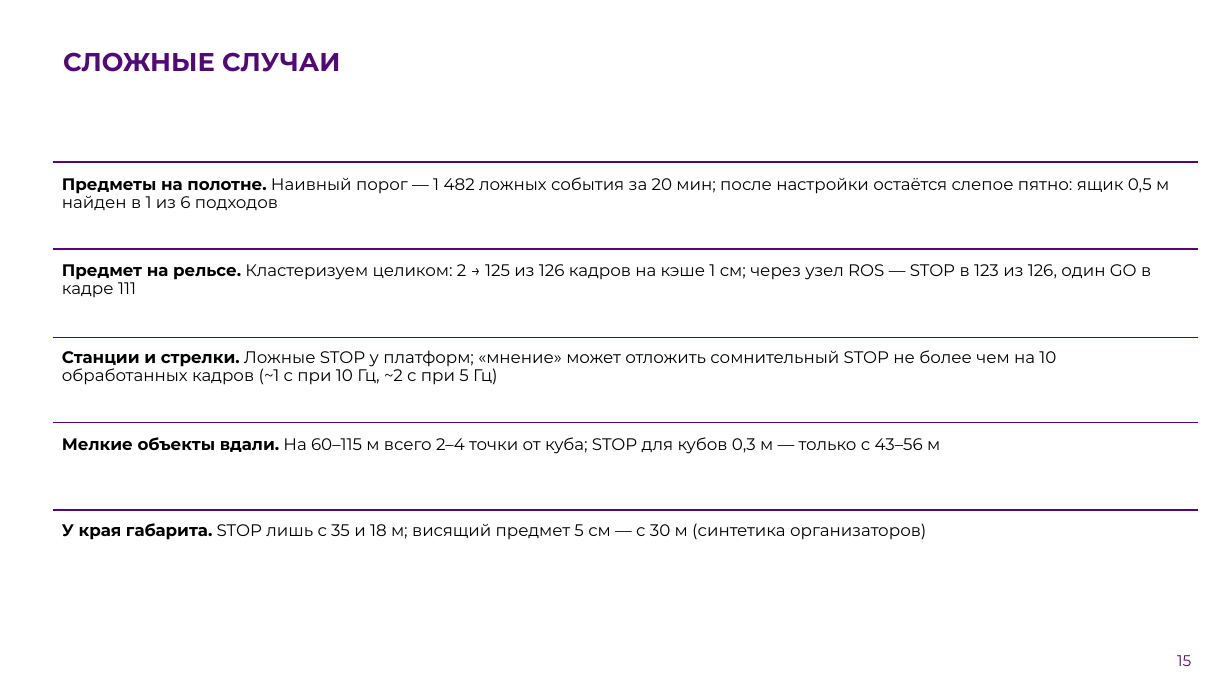
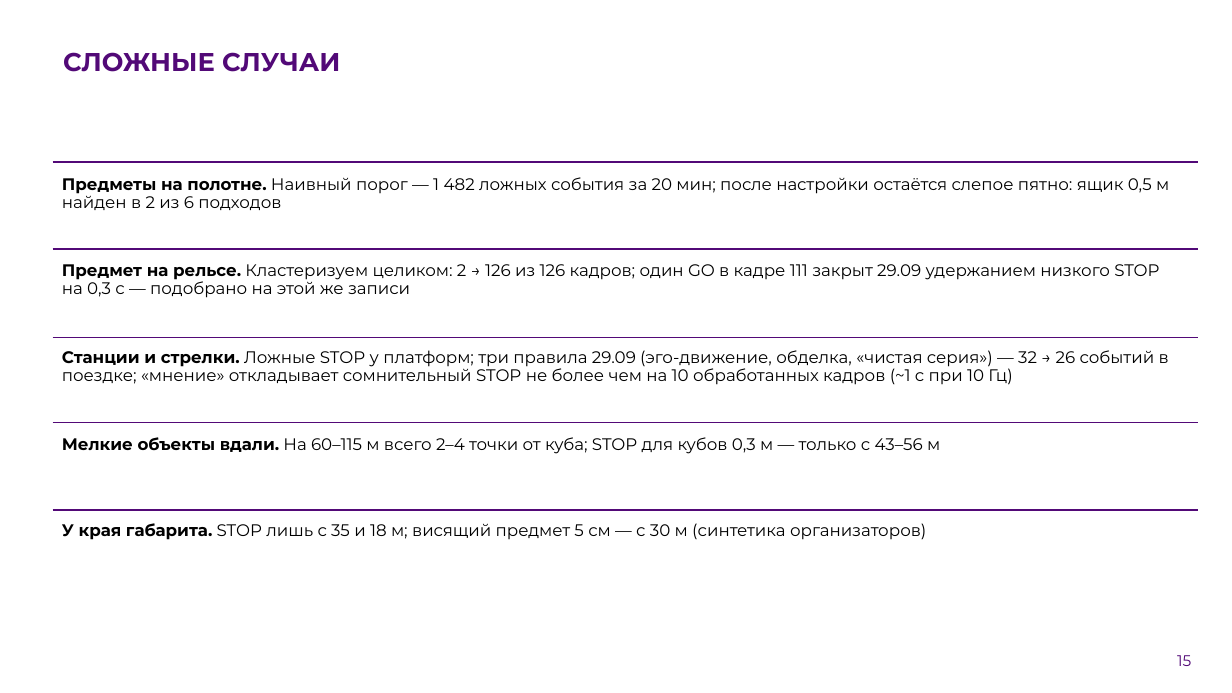
Before and after one commit to pmixay/ReSense, a slide deck: slide 15 of docs/presentation/ReSense_LCT2026.pptx. Drawn at 1232x693 pixels with LibreOffice and Linux fonts; fonts in the diff are those of the drawing; background and template pictures are left out. Boxes give left, top, right and bottom in pixels: in the first picture for what was removed or moved away, otherwise in the second. Text is boxed around its words. In the diff, an @@ line names an element or a change of style, - is before the commit and + after.

```diff
--- a/docs/presentation/ReSense_LCT2026.pptx
+++ b/docs/presentation/ReSense_LCT2026.pptx
@@ text at [62,177,1169,210]: text changed @@
-Предметы на полотне. Наивный порог — 1 482 ложных события за 20 мин; после настройки остаётся слепое пятно: ящик 0,5 м найден в 1 из 6 подходов
+Предметы на полотне. Наивный порог — 1 482 ложных события за 20 мин; после настройки остаётся слепое пятно: ящик 0,5 м найден в 2 из 6 подходов
@@ text at [62,264,1159,298]: text changed @@
-Предмет на рельсе. Кластеризуем целиком: 2 → 125 из 126 кадров на кэше 1 см; через узел ROS — STOP в 123 из 126, один GO в кадре 111
+Предмет на рельсе. Кластеризуем целиком: 2 → 126 из 126 кадров; один GO в кадре 111 закрыт 29.09 удержанием низкого STOP на 0,3 с — подобрано на этой же записи
@@ text at [62,350,1169,385]: text changed @@
-Станции и стрелки. Ложные STOP у платформ; «мнение» может отложить сомнительный STOP не более чем на 10 обработанных кадров (~1 с при 10 Гц, ~2 с при 5 Гц)
+Станции и стрелки. Ложные STOP у платформ; три правила 29.09 (эго-движение, обделка, «чистая серия») — 32 → 26 событий в поездке; «мнение» откладывает сомнительный STOP не более чем на 10 обработанных кадров (~1 с при 10 Гц)
```
Also in this commit, not shown: 11 other slides changed, 43 other files.
